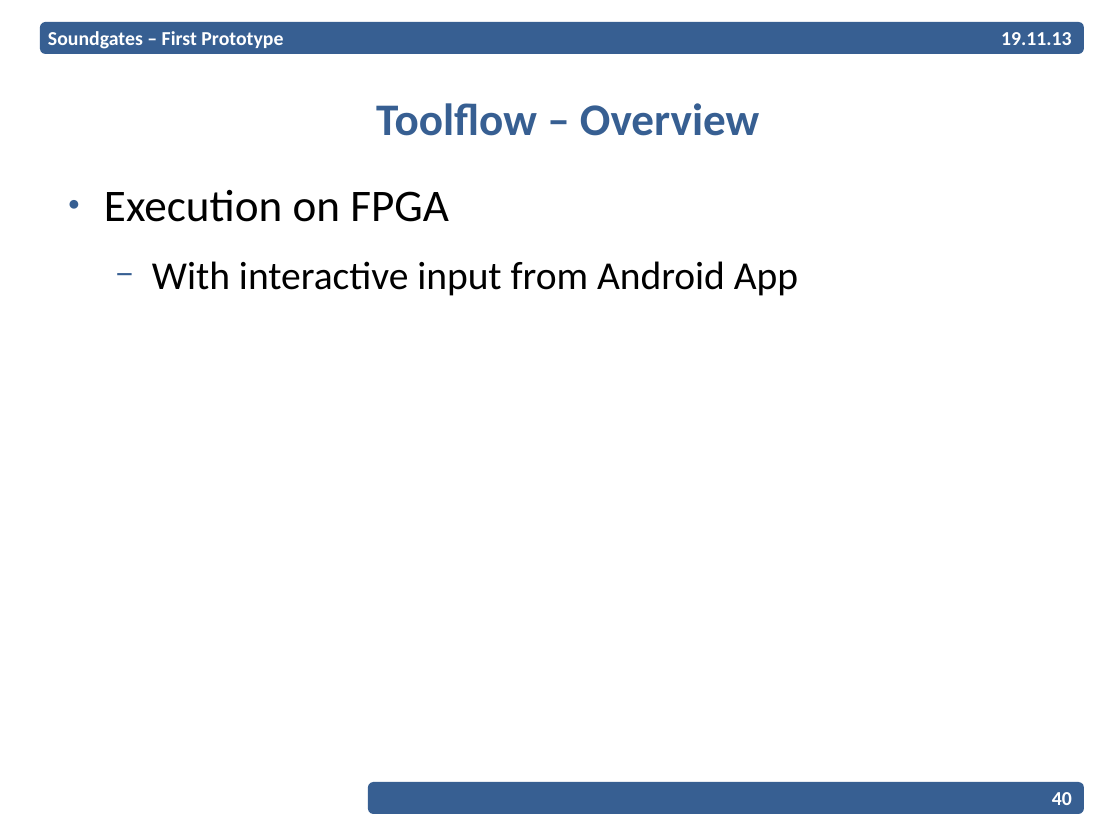
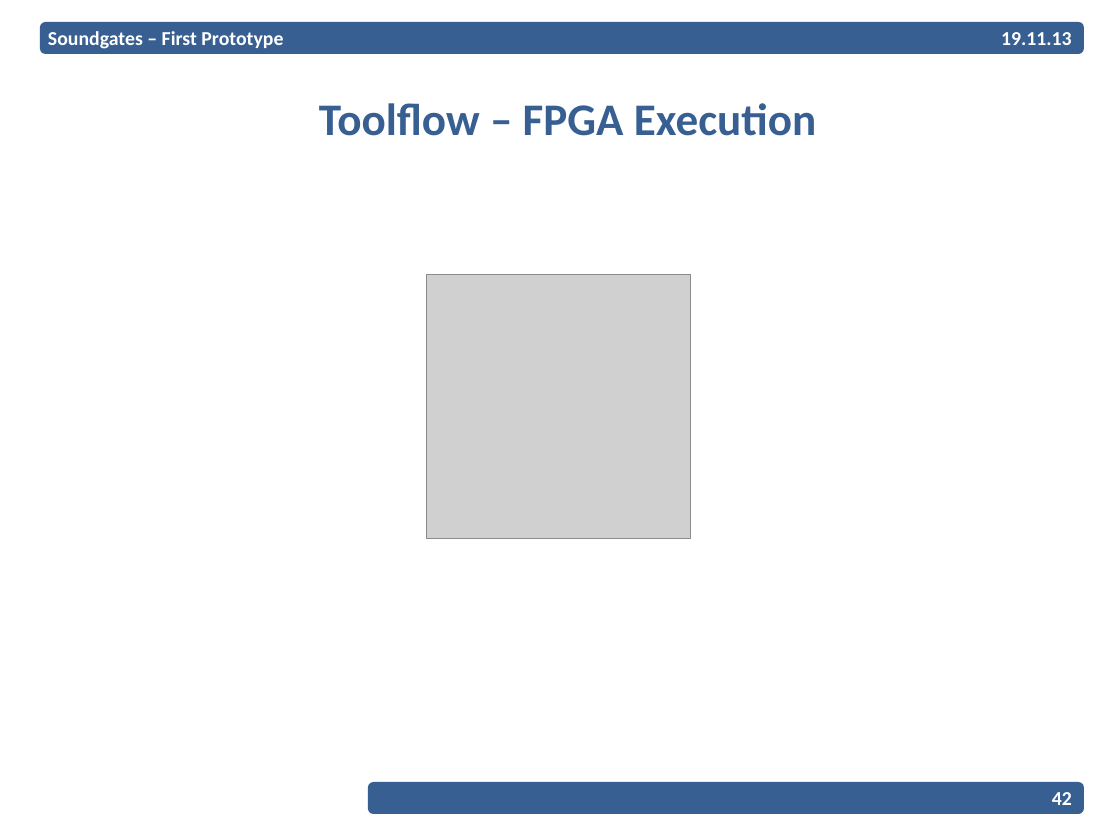
Before and after one commit to EPiCS/soundgates, a slide deck: slide 42 of documents/milestone1-2-presentation/Presentation.odp (slide 40 before the commit). Drawn at 1120x840 pixels with LibreOffice and Linux fonts; fonts in the diff are those of the drawing; grey boxes stand for pictures; background and template pictures are left out. Boxes give left, top, right and bottom in pixels: in the first picture for what was removed or moved away, otherwise in the second. Text is boxed around its words. In the diff, an @@ line names an element or a change of style, - is before the commit and + after.

Commit message:
added screenshots to presentation

```diff
--- a/documents/milestone1-2-presentation/Presentation.odp
+++ b/documents/milestone1-2-presentation/Presentation.odp
@@ title at (319,103,816,136): text changed @@
-Toolflow – Overview
+Toolflow – FPGA Execution
@@ text removed at (104,189,798,296) @@
-● Execution on FPGA
-  − With interactive input from Android App
@@ picture added at (427,274,691,539) @@
@@ page number at (1052,792,1072,805): text changed @@
-40
+42
```
Also in this commit, not shown: 8 other slides changed, 1 slide added.
